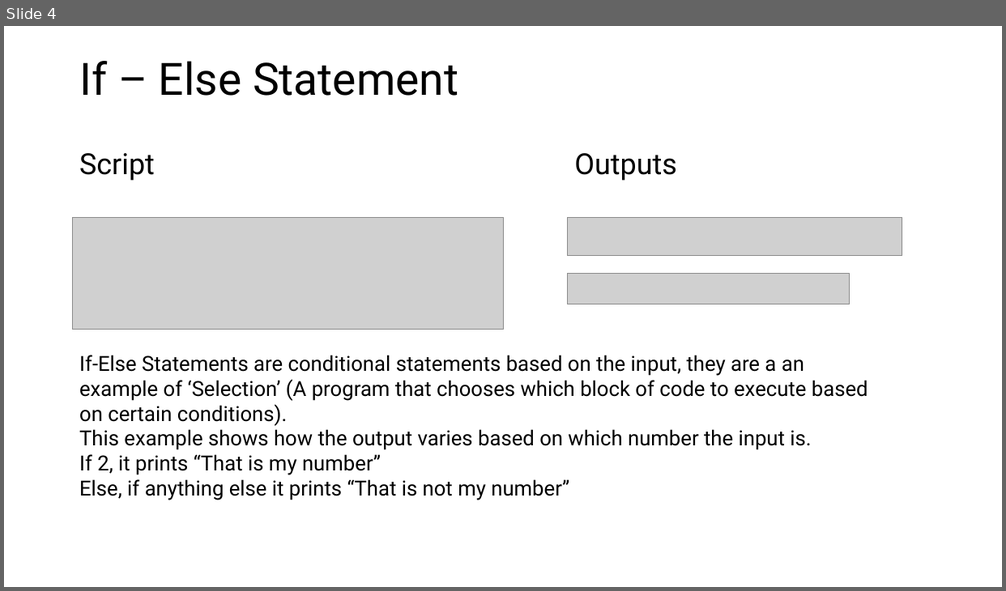
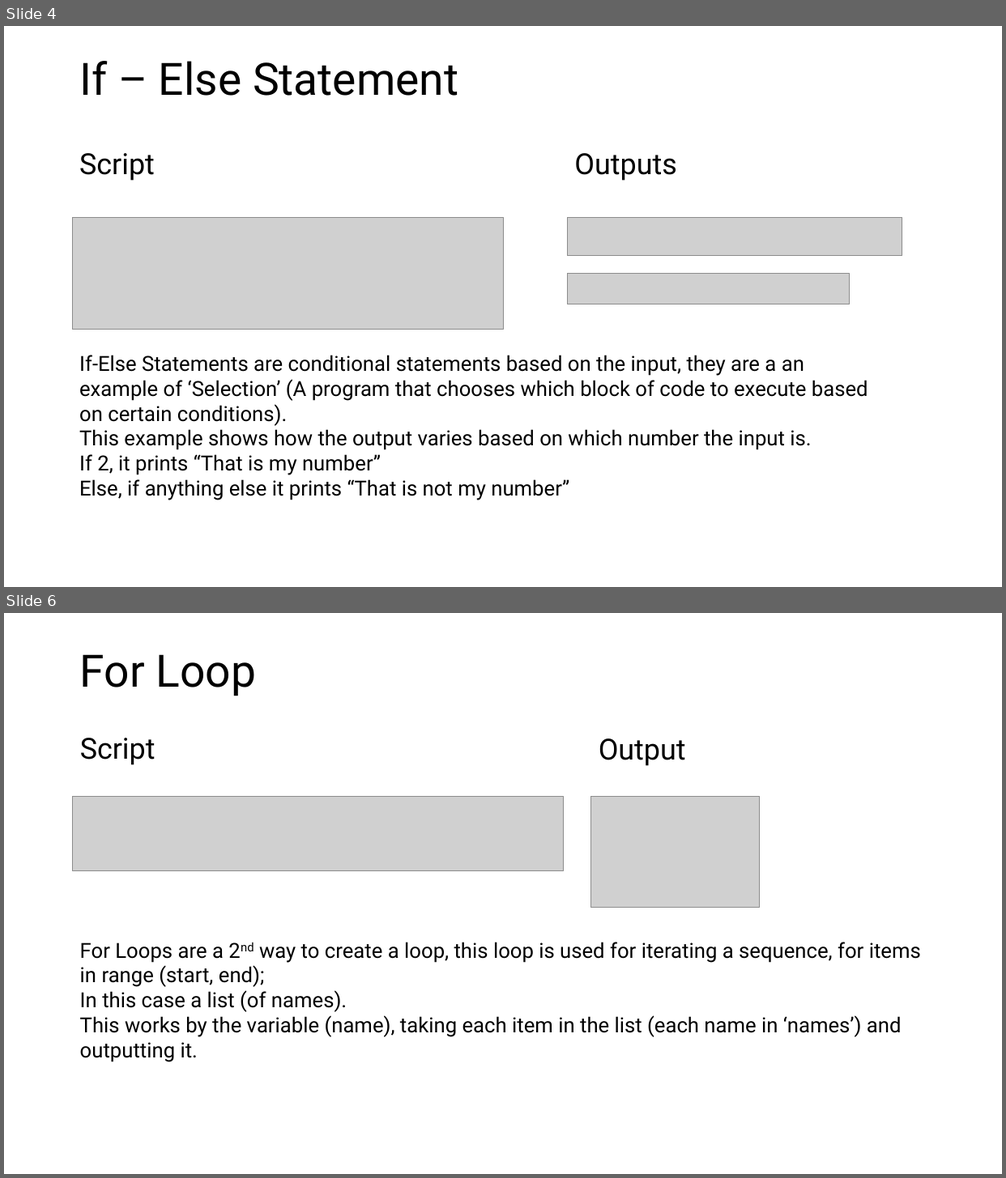
Before and after one commit to PengoPango/403IT_Programming_repos, a slide deck: 403_Programming/assignments/403IT_Understanding_PP.pptx. Shown one above the other, each under a label of ours: slide 4 before the commit, slides 4 and 6 after it; the slides between them are not shown. The pictures are 1006x591 and 1006x1178 pixels, drawn with LibreOffice and Linux fonts; fonts in the diff are those of the drawing; grey boxes stand for pictures. Boxes give left, top, right and bottom in pixels: in the first picture for what was removed or moved away, otherwise in the second. Text is boxed around its words. In the diff, an @@ line names an element or a change of style, - is before the commit and + after.

```diff
--- a/403_Programming/assignments/403IT_Understanding_PP.pptx
+++ b/403_Programming/assignments/403IT_Understanding_PP.pptx
@@ slide 6 added at (4, 613, 1002, 1174), background #FFFFFF @@
@@ title added at (80, 654, 257, 696), 43 pt, text #000000 @@
+For Loop
@@ text added at (80, 738, 155, 765), 28 pt, text #000000 @@
+Script
@@ text added at (599, 739, 686, 766), 28 pt, text #000000 @@
+Output
@@ picture added at (73, 796, 563, 871) @@
@@ picture added at (591, 796, 760, 908) @@
@@ text added at (80, 942, 921, 1063), 20 pt, text #000000 @@
+For Loops are a 2nd way to create a loop, this loop is used for iterating a sequence, for items in range (start, end);
+In this case a list (of names).
+This works by the variable (name), taking each item in the list (each name in ‘names’) and outputting it.
```
Also in this commit, not shown: 1 slide changed, 7 other slides added, 1 other file.
